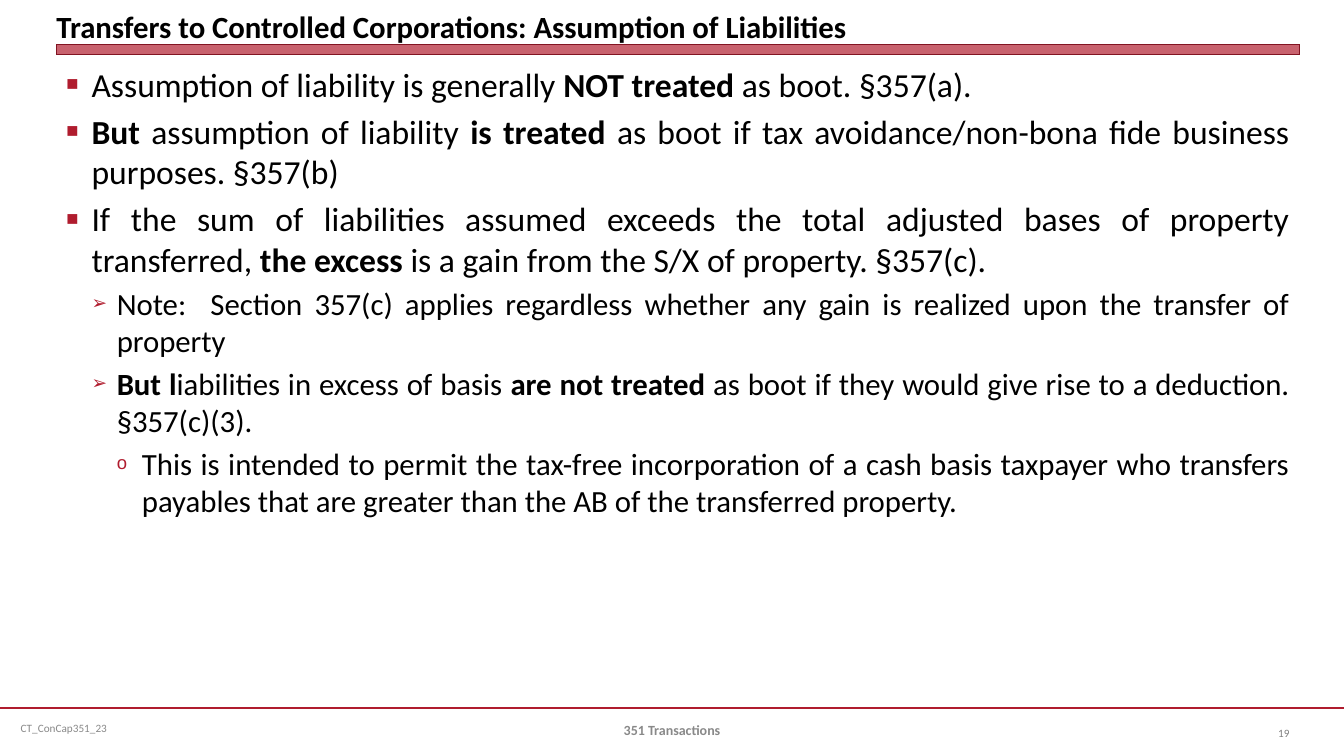
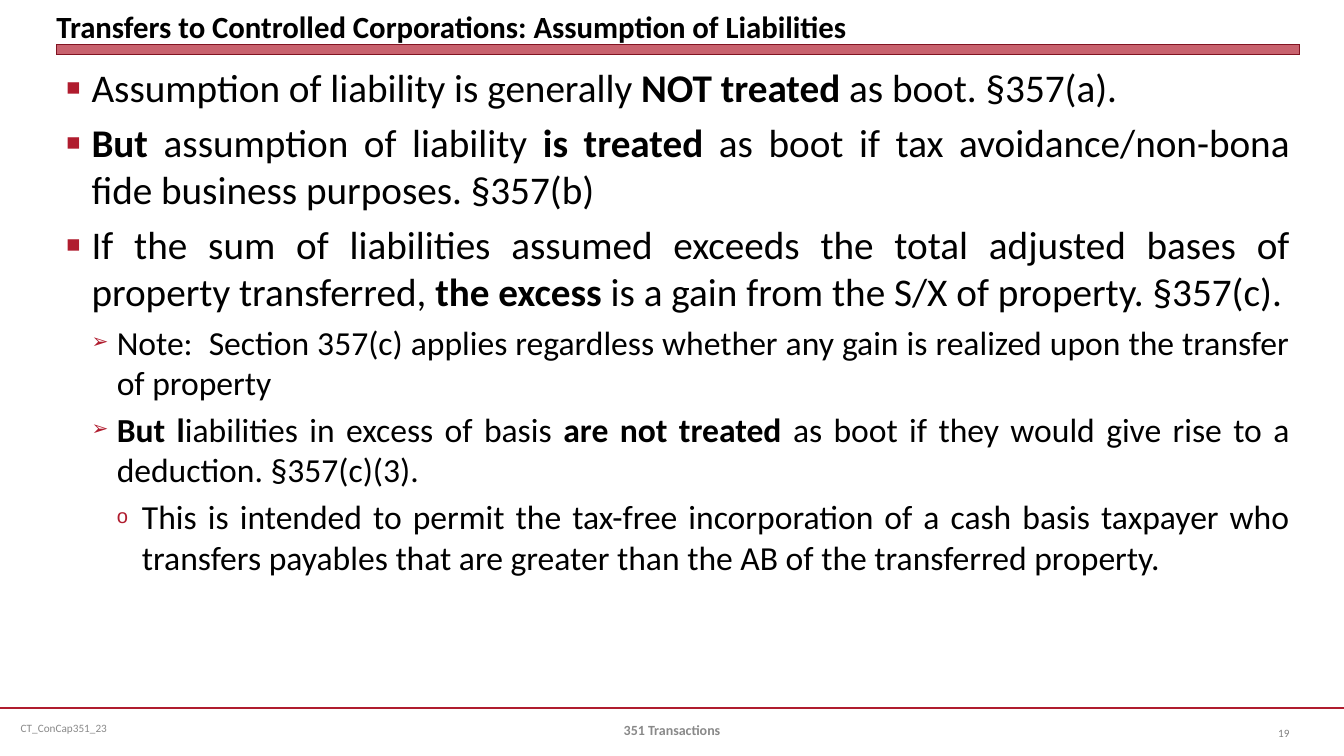
Before and after one commit to jmc877/Corporate-Tax, a slide deck: slide 19 of slides/CT_ConCap351_23.pptx. Drawn at 1344x756 pixels with LibreOffice and Linux fonts; fonts in the diff are those of the drawing. Boxes give left, top, right and bottom in pixels: in the first picture for what was removed or moved away, otherwise in the second. Text is boxed around its words. In the diff, an @@ line names an element or a change of style, - is before the commit and + after.

```diff
--- a/slides/CT_ConCap351_23.pptx
+++ b/slides/CT_ConCap351_23.pptx
@@ text "Assumption of liability is generally ..." at box(92, 73, 1290, 576): size 24 to 28 pt in "Assumption of liability is generally NOT treated ...", "But assumption of liability is treated as ...", "If the sum of liabilities assumed exceeds ..."; size 22 to 24 pt in "Note: Section 357(c) applies regardless whether any ...", "But liabilities in excess of basis are ...", "This is intended to permit the tax-free ..." @@
```
Also in this commit, not shown: 6 other slides changed, 1 other file.
